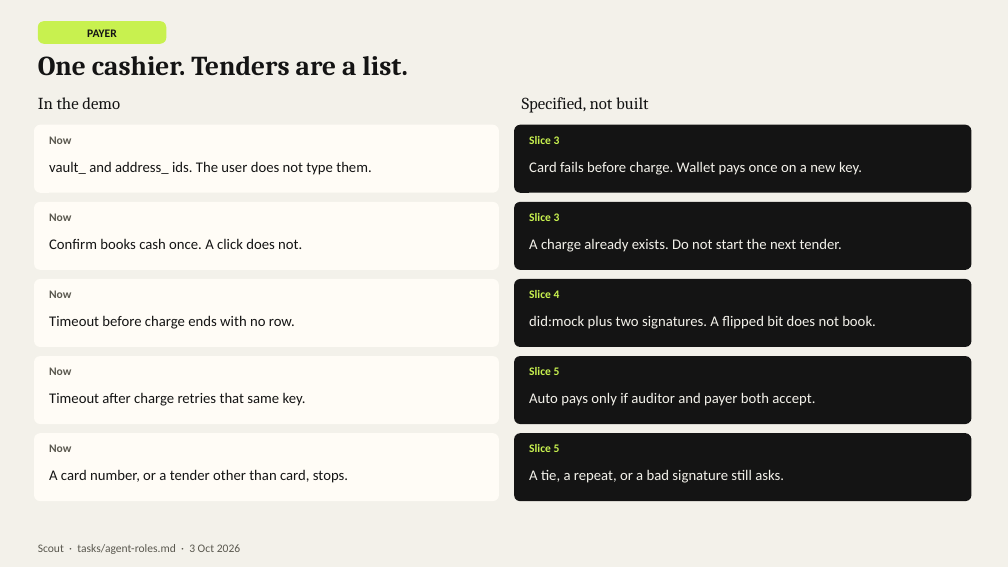
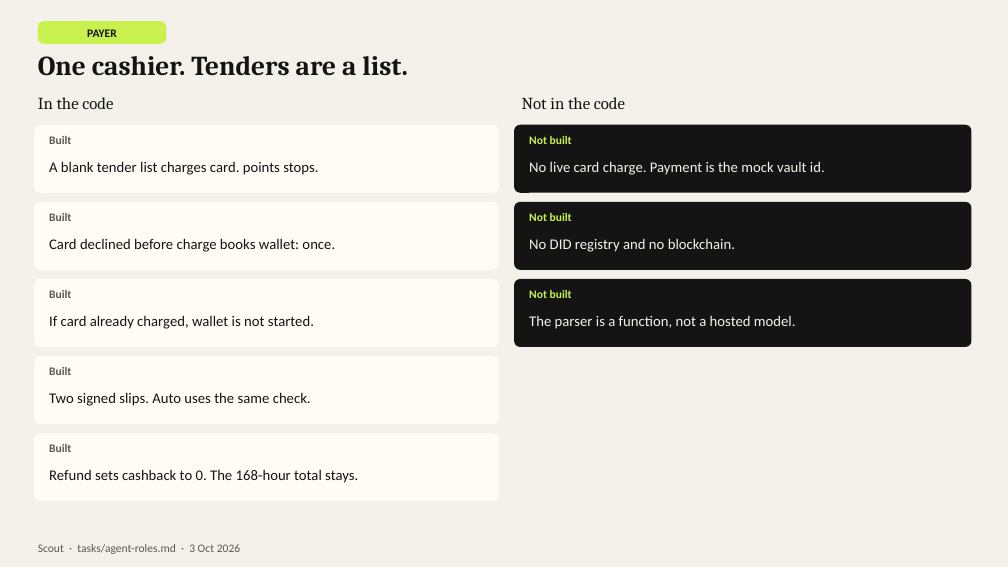
Before and after one commit to jaccokwok/Agentic-Commerce, a slide deck: slide 10 of tasks/artifacts/scout-hackathon.pptx. Drawn at 1008x567 pixels with LibreOffice and Linux fonts; fonts in the diff are those of the drawing. Boxes give left, top, right and bottom in pixels: in the first picture for what was removed or moved away, otherwise in the second. Text is boxed around its words. In the diff, an @@ line names an element or a change of style, - is before the commit and + after.

Commit message:
func only

```diff
--- a/tasks/artifacts/scout-hackathon.pptx
+++ b/tasks/artifacts/scout-hackathon.pptx
@@ text at box(38, 97, 113, 109): text changed @@
-In the demo
+In the code
@@ text at box(522, 97, 625, 109): text changed @@
-Specified, not built
+Not in the code
@@ text at box(49, 136, 71, 144): text changed @@
-Now
+Built
@@ text at box(529, 136, 572, 144): text changed @@
-Slice 3
+Not built
@@ text at box(49, 161, 318, 175): text changed @@
-vault_ and address_ ids. The user does not type them.
+A blank tender list charges card. points stops.
@@ text at box(529, 161, 825, 175): text changed @@
-Card fails before charge. Wallet pays once on a new key.
+No live card charge. Payment is the mock vault id.
@@ text at box(49, 238, 335, 252): text changed @@
-Confirm books cash once. A click does not.
+Card declined before charge books wallet: once.
@@ text at box(49, 213, 71, 221): text changed @@
-Now
+Built
@@ text at box(529, 213, 572, 221): text changed @@
-Slice 3
+Not built
@@ text at box(529, 238, 735, 252): text changed @@
-A charge already exists. Do not start the next tender.
+No DID registry and no blockchain.
@@ text at box(49, 290, 71, 298): text changed @@
-Now
+Built
@@ text at box(529, 290, 572, 298): text changed @@
-Slice 4
+Not built
@@ text at box(49, 315, 314, 329): text changed @@
-Timeout before charge ends with no row.
+If card already charged, wallet is not started.
@@ text at box(529, 315, 796, 329): text changed @@
-did:mock plus two signatures. A flipped bit does not book.
+The parser is a function, not a hosted model.
@@ rounded rectangle removed at box(514, 356, 972, 424) @@
@@ text at box(49, 367, 71, 375): text changed @@
-Now
+Built
@@ text removed at box(529, 367, 560, 375) @@
-Slice 5
@@ text at box(49, 392, 311, 406): text changed @@
-Timeout after charge retries that same key.
+Two signed slips. Auto uses the same check.
@@ text removed at box(529, 392, 815, 406) @@
-Auto pays only if auditor and payer both accept.
@@ text at box(49, 444, 71, 452): text changed @@
-Now
+Built
@@ rounded rectangle removed at box(514, 433, 972, 501) @@
@@ text removed at box(529, 444, 560, 452) @@
-Slice 5
@@ text at box(49, 469, 358, 483): text changed @@
-A card number, or a tender other than card, stops.
+Refund sets cashback to 0. The 168-hour total stays.
@@ text removed at box(529, 469, 784, 483) @@
-A tie, a repeat, or a bad signature still asks.
```
Also in this commit, not shown: 3 other slides changed, 19 slides added, 23 other files.
